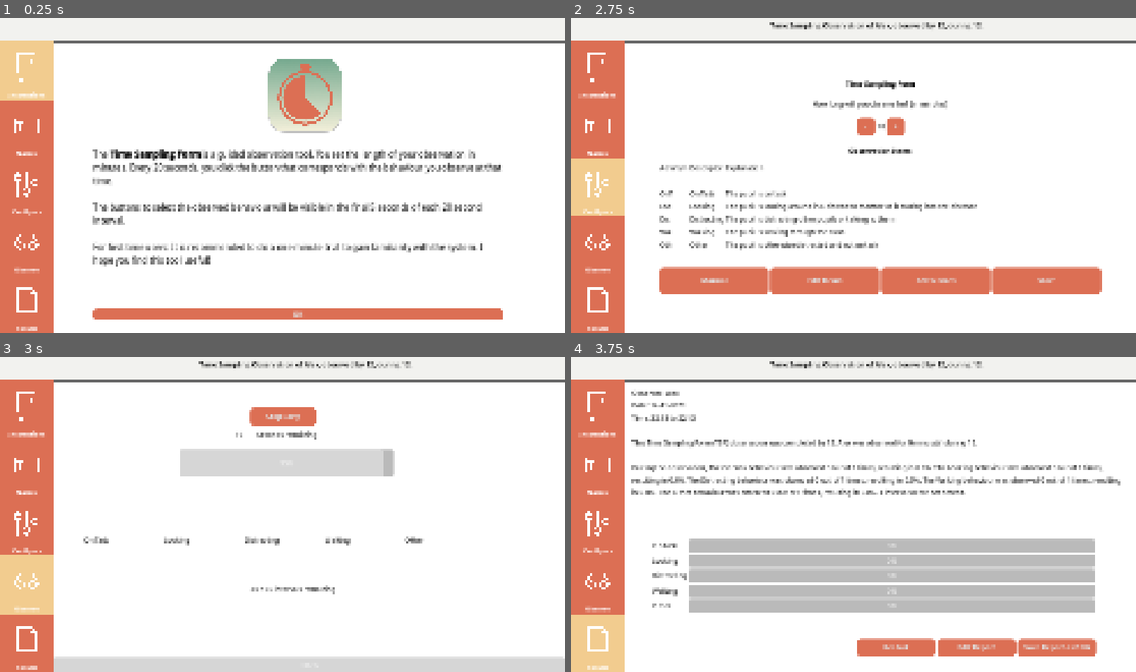
Above: before the commit, frames 1-4 (two rows, left to right).
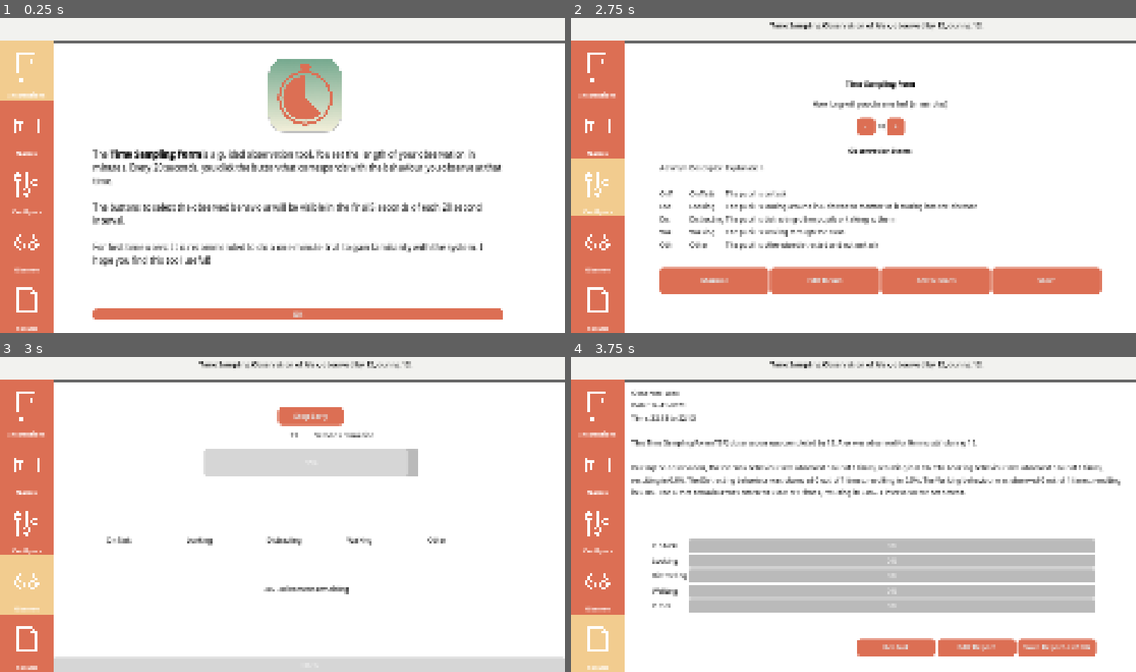
Above: after the commit, the same moments.

Repository: hobbesjaap/time-sampling-form
Game: Godot game, scene res://main_screen.tscn
Same seed, same stepped clock (60 frames per second), same inputs: the game is played once before the commit and once after it.
Inputs (mouse positions are in pixels of both pictures, inside the frame that each line leads up to):
- Up to frame 1 (0.25 s): no input
- Up to frame 2 (2.75 s): click "OK" at 0.5 s; click (876, 115) at 1.27 s; type "Alex" at 1.35 s; click (876, 147) at 1.5 s; type "12" at 1.58 s; click (876, 175) at 1.73 s; type "12" at 1.82 s; click "OK" at 2 s
- Up to frame 3 (3 s): click "Start" at 2.75 s
- Up to frame 4 (3.75 s): click "Stop Early" at 3.5 s

Frames 1-2 are identical in both runs. In frame 3, 2.7% of the frame differs, in the area x 14-79%, y 15-76%; in frame 4, nothing differs.
Error in both runs: Invalid assignment of property or key 'web_release_version' with value of type 'Nil' on a base object of type 'Node (global_ints.gd)'. (res://main_screen.gd:27)

Commit message:
updated to version 0.2 on release

Diff:
--- a/godot/main_screen.tscn
+++ b/godot/main_screen.tscn
@@ -1845,7 +1845,6 @@
 
 [node name="ObservationWindow" type="CanvasLayer" parent="."]
 unique_name_in_owner = true
-visible = false
 script = ExtResource("7")
 
 [node name="Panel" type="Panel" parent="ObservationWindow"]
@@ -1863,9 +1862,9 @@
 anchor_top = 0.5
 anchor_right = 0.5
 anchor_bottom = 0.5
-offset_left = -453.0
+offset_left = -400.0
 offset_top = 51.0
-offset_right = 453.0
+offset_right = 506.0
 offset_bottom = 91.0
 
 [node name="BehaviourOne" type="Button" parent="ObservationWindow/Panel/BehaviourButtons"]
@@ -1900,9 +1899,9 @@
 
 [node name="BehaviourTitles" type="HBoxContainer" parent="ObservationWindow/Panel"]
 layout_mode = 0
-offset_left = 189.0
+offset_left = 240.0
 offset_top = 330.0
-offset_right = 1095.0
+offset_right = 1146.0
 offset_bottom = 370.0
 
 [node name="BTitle1" type="Label" parent="ObservationWindow/Panel/BehaviourTitles"]
@@ -1937,19 +1936,19 @@
 
 [node name="TimeRemaining" type="Label" parent="ObservationWindow/Panel"]
 layout_mode = 0
-offset_left = 532.0
-offset_top = 98.0
-offset_right = 572.0
-offset_bottom = 132.0
+offset_left = 656.0
+offset_top = 100.0
+offset_right = 696.0
+offset_bottom = 134.0
 theme = ExtResource("1")
 text = "20"
 
 [node name="DescriptorTime" type="Label" parent="ObservationWindow/Panel"]
 layout_mode = 0
-offset_left = 581.0
-offset_top = 98.0
-offset_right = 784.0
-offset_bottom = 132.0
+offset_left = 712.0
+offset_top = 100.0
+offset_right = 915.0
+offset_bottom = 134.0
 theme = ExtResource("1")
 text = "SEC_REM"
 
@@ -1960,20 +1959,20 @@
 anchor_top = 0.5
 anchor_right = 0.5
 anchor_bottom = 0.5
-offset_left = -74.5
-offset_top = -274.5
-offset_right = 74.5
-offset_bottom = -234.5
+offset_left = -11.0
+offset_top = -275.0
+offset_right = 138.0
+offset_bottom = -235.0
 grow_horizontal = 2
 grow_vertical = 2
 text = "BUT_STOPEAR"
 
 [node name="TimerBar" type="ProgressBar" parent="ObservationWindow/Panel"]
 layout_mode = 0
-offset_left = 406.0
-offset_top = 145.0
-offset_right = 891.0
-offset_bottom = 206.0
+offset_left = 462.0
+offset_top = 144.0
+offset_right = 947.0
+offset_bottom = 205.0
 theme = ExtResource("1")
 max_value = 20.0
 step = 1.0
@@ -1983,9 +1982,9 @@
 
 [node name="DescriptorBox" type="HBoxContainer" parent="ObservationWindow/Panel"]
 layout_mode = 0
-offset_left = 361.0
+offset_left = 390.0
 offset_top = 441.0
-offset_right = 966.0
+offset_right = 995.0
 offset_bottom = 481.0
 alignment = 1
 
Not shown, added: godot/2d_only.build
Not shown, changed: updater/update_text.md
